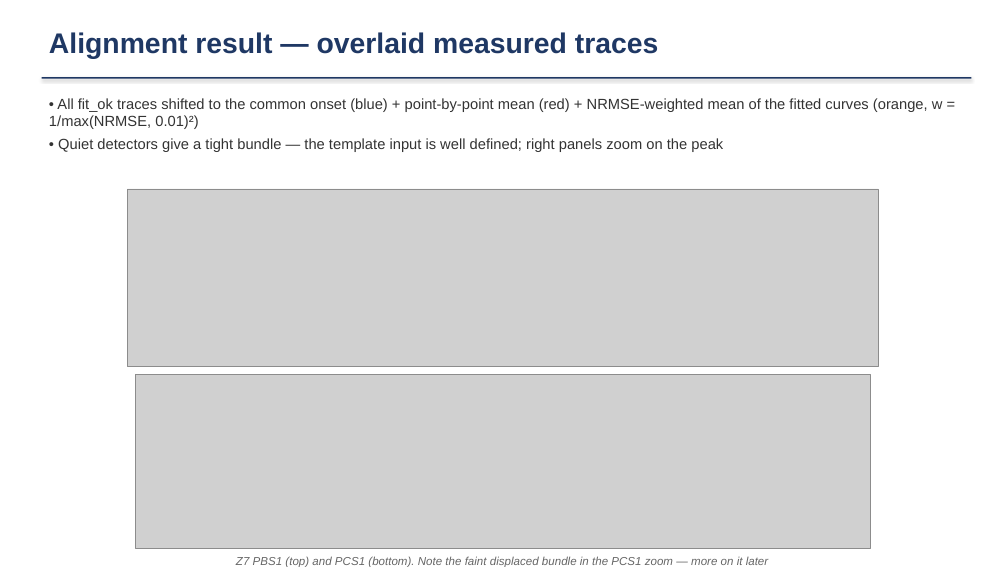
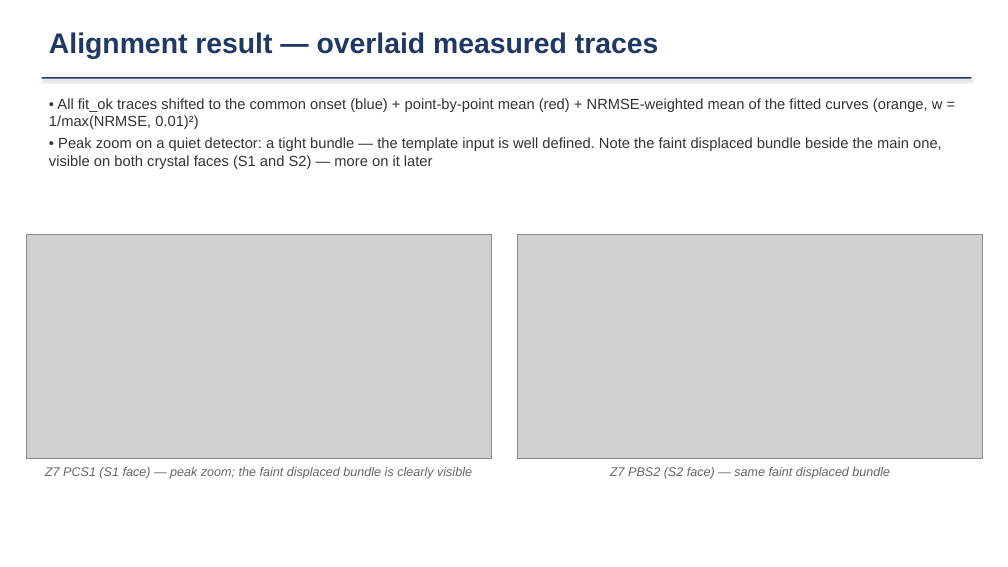
Before and after one commit to ZhihengLi0/urop, a slide deck: slide 5 of snolab/presentation/SNOLAB_R4_pulse_templates_20260715.pptx. Drawn at 1008x567 pixels with LibreOffice and Linux fonts; fonts in the diff are those of the drawing; grey boxes stand for pictures. Boxes give left, top, right and bottom in pixels: in the first picture for what was removed or moved away, otherwise in the second. Text is boxed around its words. In the diff, an @@ line names an element or a change of style, - is before the commit and + after.

```diff
--- a/snolab/presentation/SNOLAB_R4_pulse_templates_20260715.pptx
+++ b/snolab/presentation/SNOLAB_R4_pulse_templates_20260715.pptx
@@ text at <box>49,137,942,169</box>: text changed @@
-• Quiet detectors give a tight bundle — the template input is well defined; right panels zoom on the peak
+• Peak zoom on a quiet detector: a tight bundle — the template input is well defined. Note the faint displaced bundle beside the main one, visible on both crystal faces (S1 and S2) — more on it later
@@ picture: place and size @@
-picture at <box>128,189,879,367</box>
+picture at <box>26,234,492,458</box>
@@ picture added at <box>518,234,983,458</box> @@
@@ picture removed at <box>135,374,870,548</box> @@
@@ text added at <box>45,467,472,479</box>, 12 pt, text #666666, italic @@
+Z7 PCS1 (S1 face) — peak zoom; the faint displaced bundle is clearly visible
@@ text added at <box>610,467,890,479</box>, 12 pt, text #666666, italic @@
+Z7 PBS2 (S2 face) — same faint displaced bundle
@@ text removed at <box>236,556,768,567</box> @@
-Z7 PBS1 (top) and PCS1 (bottom). Note the faint displaced bundle in the PCS1 zoom — more on it later
```
Also in this commit, not shown: 10 other files.
